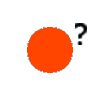
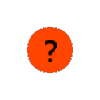
The second 100x100 image is a revision of the first. Changes to its layers:
painted on "Background" over (x1=45, y1=23, x2=87, y2=62)
